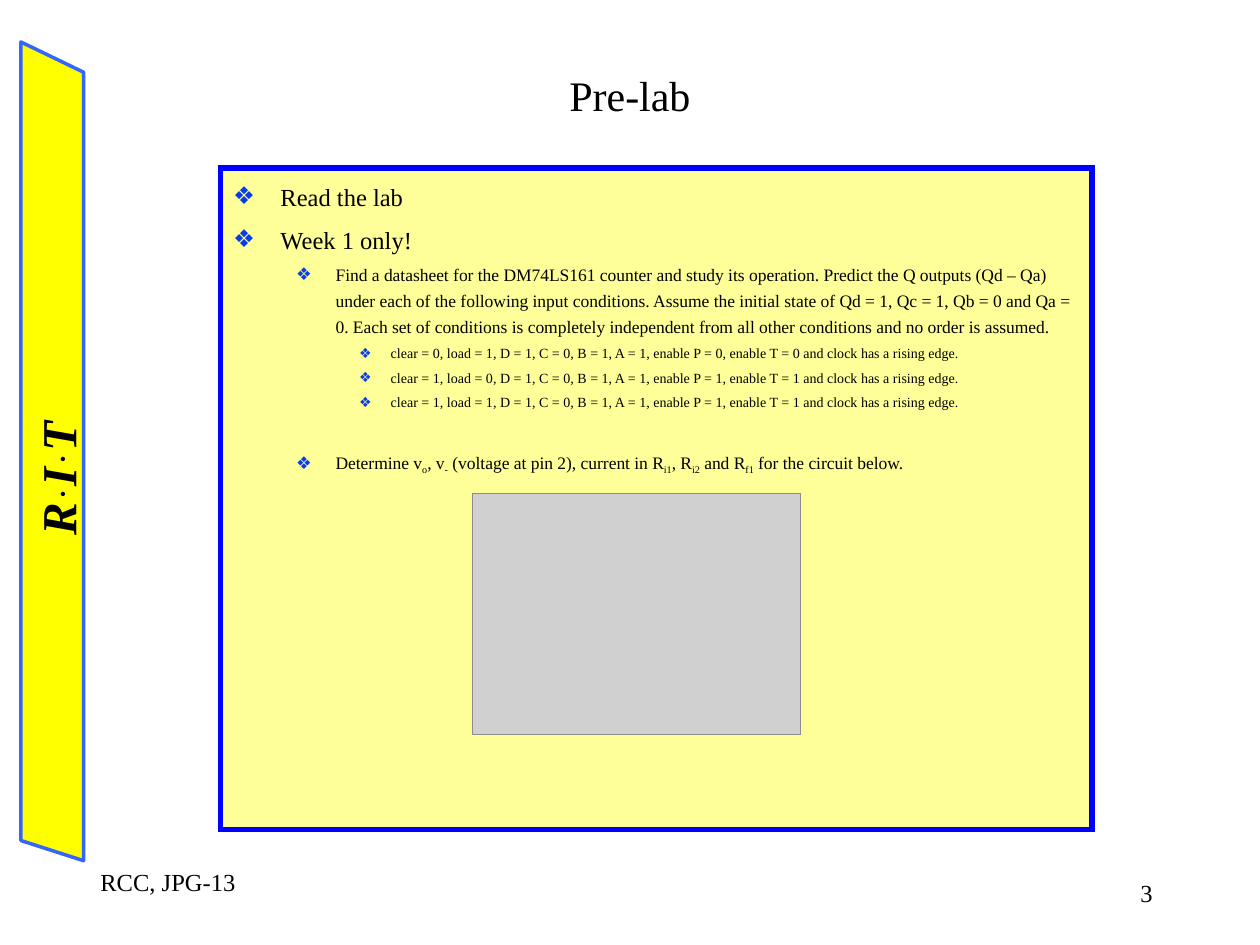
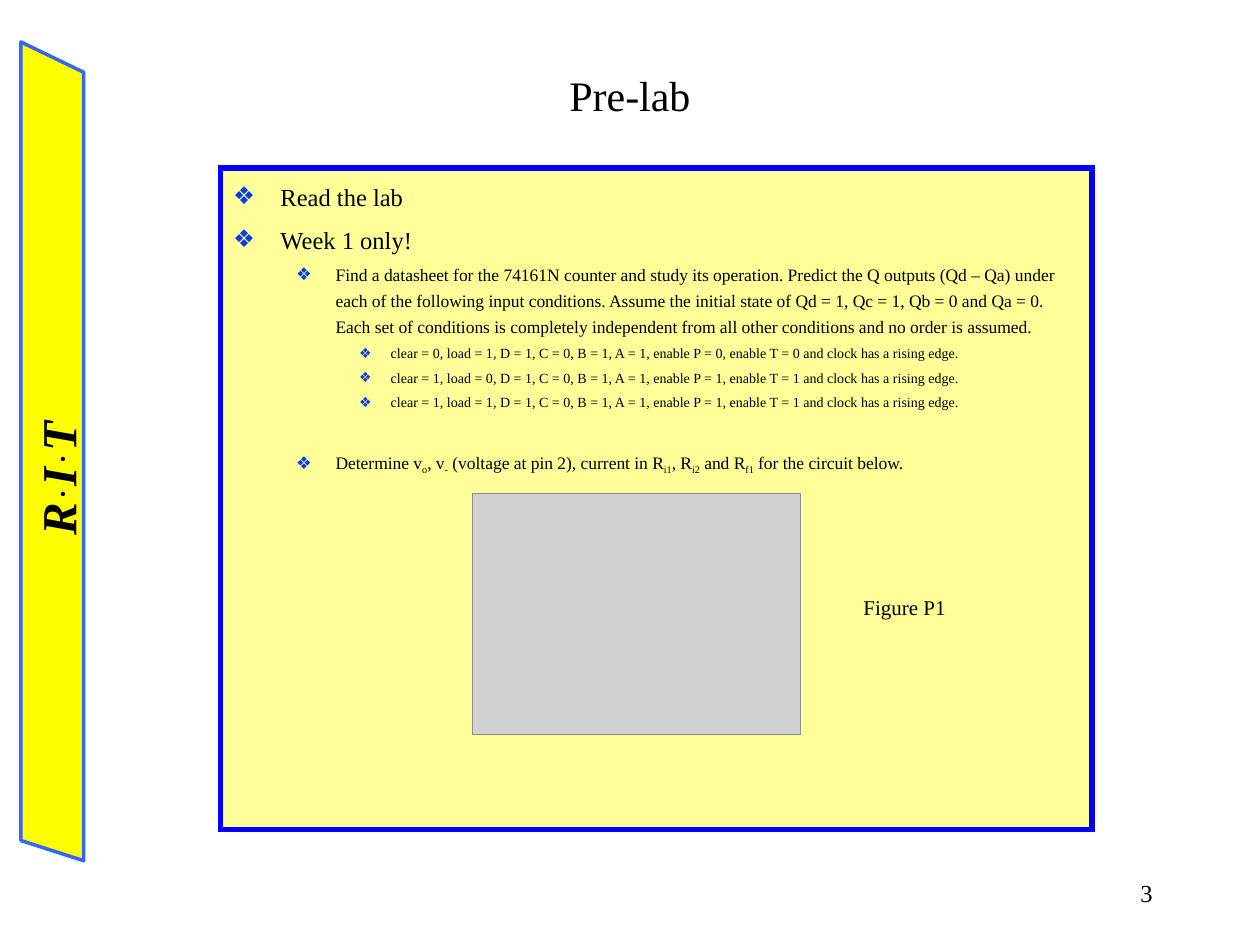
Before and after one commit to blizzardfinnegan/rit2195Notes, a slide deck: slide 3 of EEET-222-03/lab6/lab6.ppt. Drawn at 1260x945 pixels with LibreOffice and Linux fonts; fonts in the diff are those of the drawing; grey boxes stand for pictures. Boxes give left, top, right and bottom in pixels: in the first picture for what was removed or moved away, otherwise in the second. Text is boxed around its words. In the diff, an @@ line names an element or a change of style, - is before the commit and + after.

```diff
--- a/EEET-222-03/lab6/lab6.ppt
+++ b/EEET-222-03/lab6/lab6.ppt
@@ text at <box>336,268,1055,311</box>: text changed @@
-  ❖ Find a datasheet for the DM74LS161 counter and study its operation. Predict the Q outputs (Qd – Qa) under each of the following input conditions. Assume the initial state of Qd = 1, Qc = 1, Qb = 0 and Qa = 0. Each set of conditions is completely independent from all other conditions and no order is assumed.
+  ❖ Find a datasheet for the 74161N counter and study its operation. Predict the Q outputs (Qd – Qa) under each of the following input conditions. Assume the initial state of Qd = 1, Qc = 1, Qb = 0 and Qa = 0. Each set of conditions is completely independent from all other conditions and no order is assumed.
@@ text added at <box>863,601,945,620</box>, 12 pt, text #000000 @@
+Figure P1
@@ text removed at <box>100,874,236,895</box> @@
-RCC, JPG-13
```
Also in this commit, not shown: 12 other slides changed, 3 slides added, 1 slide removed, 51 other files.
